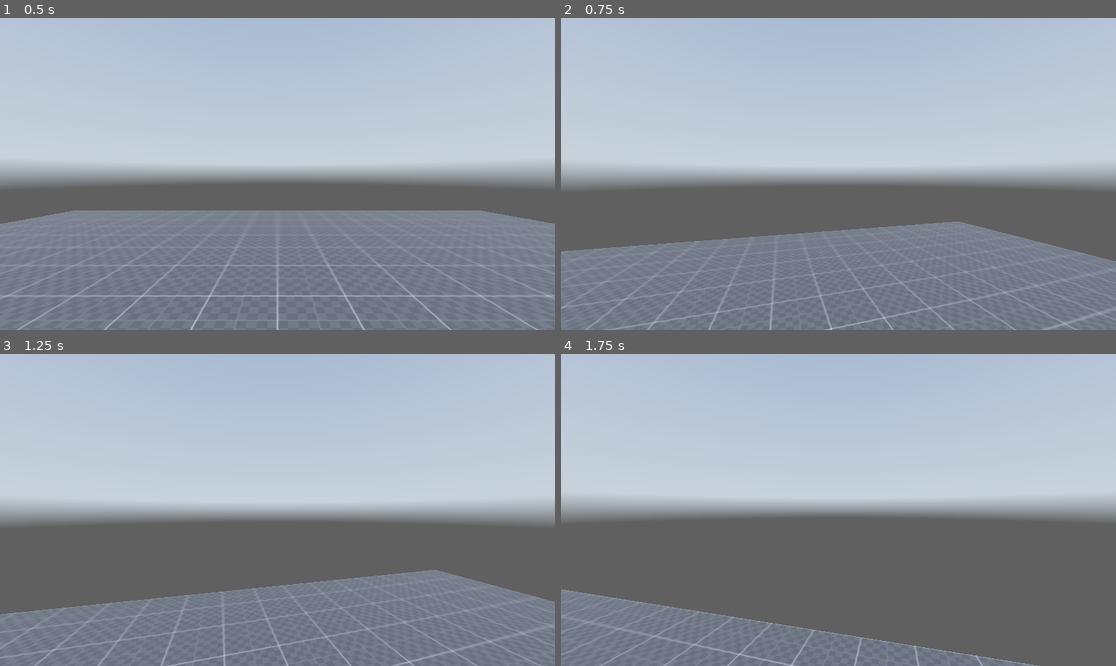
Above: before the commit, frames 1-4 (two rows, left to right).
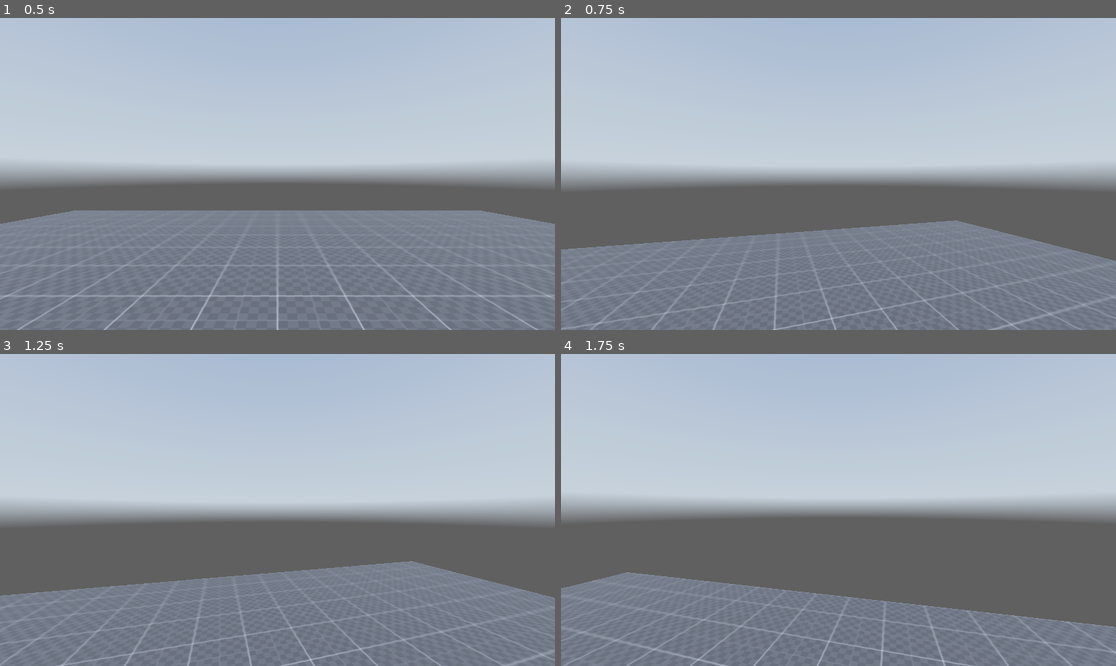
Above: after the commit, the same moments.

Repository: FahadHameed89/GodotPlayground3D
Game: Godot game, scene res://Scenes/world.tscn
Same seed, same stepped clock (60 frames per second), same inputs: the game is played once before the commit and once after it. The project has no main scene, so this scene is started directly. A sky picture missing from this copy of the repository is replaced by a grey-blue gradient.
Inputs (mouse positions are in pixels of both pictures, inside the frame that each line leads up to):
- Up to frame 1 (0.5 s): no input
- Up to frame 2 (0.75 s): tap Enter (ui_accept) at 0.5 s; move the mouse to (866, 174) at 0.52 s; hold W (forward) from 0.53 s (still down); hold Ctrl (crouch) from 0.53 s (still down)
- Up to frame 3 (1.25 s): keep holding W (forward); keep holding Ctrl (crouch); tap Enter (ui_accept) at 0.77 s; tap Shift (sprint) at 0.8 s
- Up to frame 4 (1.75 s): keep holding W (forward); move the mouse to (810, 510) at 1.27 s; release Ctrl (crouch) at 1.28 s; tap Shift (sprint) at 1.35 s; tap Enter (ui_accept) at 1.52 s; tap Ctrl (crouch) at 1.55 s

Frame 1 is identical in both runs. In frame 2, 2.0% of the frame differs, in the area x 0-100%, y 64-100%; in frame 3, 5.2%; in frame 4, 12%, in the area x 0-100%, y 69-100%.

Commit message:
implemented crouching movement

Diff:
--- a/Scripts/player.gd
+++ b/Scripts/player.gd
@@ -30,10 +30,14 @@
 
 func _physics_process(delta):
 
-	if Input.is_action_pressed("sprint"):
-		current_speed = sprinting_speed
+
+	if Input.is_action_pressed("crouch"):
+		current_speed = crouching_speed
 	else:
-		current_speed = walking_speed
+		if Input.is_action_pressed("sprint"):
+			current_speed = sprinting_speed
+		else:
+			current_speed = walking_speed
 
 	# Add the gravity.
 	if not is_on_floor():
